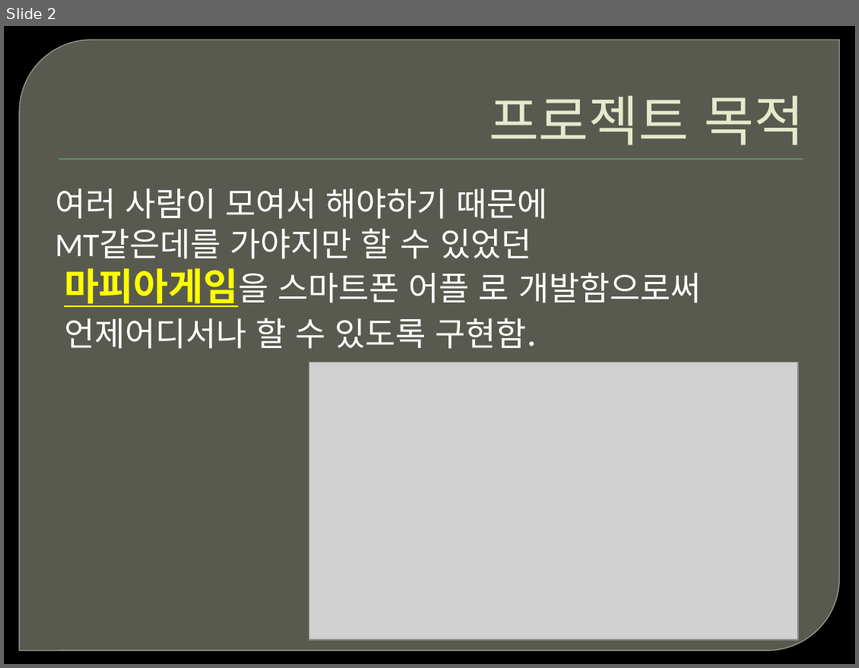
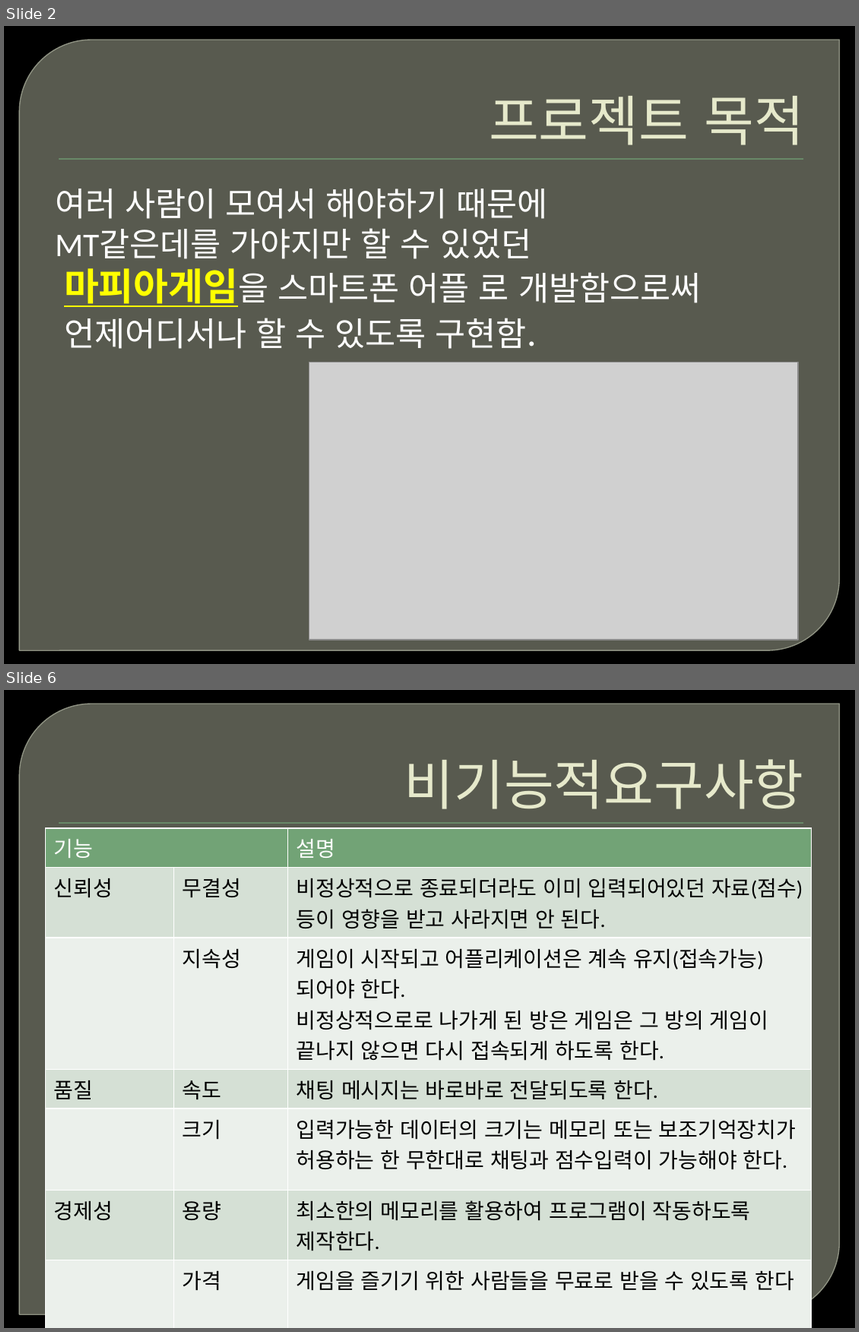
Before and after one commit to ofkdw/DreamWare, a slide deck: Document/final_repote.pptx. Shown one above the other, each under a label of ours: slide 2 before the commit, slides 2 and 6 after it; the slides between them are not shown. The pictures are 859x668 and 859x1332 pixels, drawn with LibreOffice and Linux fonts; fonts in the diff are those of the drawing; grey boxes stand for pictures; background and template pictures are left out. Boxes give left, top, right and bottom in pixels: in the first picture for what was removed or moved away, otherwise in the second. Text is boxed around its words. In the diff, an @@ line names an element or a change of style, - is before the commit and + after.

```diff
--- a/Document/final_repote.pptx
+++ b/Document/final_repote.pptx
@@ slide 6 added at (x1=4, y1=690, x2=855, y2=1328), background picture (left out); not listed: 2 template elements that a slide beside it also shows @@
@@ title added at (x1=405, y1=759, x2=804, y2=809), 46 pt, text #E7EACB @@
+비기능적요구사항
@@ table added at (x1=46, y1=828, x2=812, y2=1296), 7 rows, 3 columns @@
+기능 |  | 설명
+신뢰성 | 무결성 | 비정상적으로 종료되더라도 이미 입력되어있던 자료(점수)등이 영향을 받고 사라지면 안 된다.
+ | 지속성 | 게임이 시작되고 어플리케이션은 계속 유지(접속가능)되어야 한다. / 비정상적으로로 나가게 된 방은 게임은 그 방의 게임이 끝나지 않으면 다시 접속되게 하도록 한다.
+품질 | 속도 | 채팅 메시지는 바로바로 전달되도록 한다.
+ | 크기 | 입력가능한 데이터의 크기는 메모리 또는 보조기억장치가 허용하는 한 무한대로 채팅과 점수입력이 가능해야 한다.
+경제성 | 용량 | 최소한의 메모리를 활용하여 프로그램이 작동하도록 제작한다.
+ | 가격 | 게임을 즐기기 위한 사람들을 무료로 받을 수 있도록 한다
```
Also in this commit, not shown: 8 other slides added, 1 slide removed, 1 other file.
